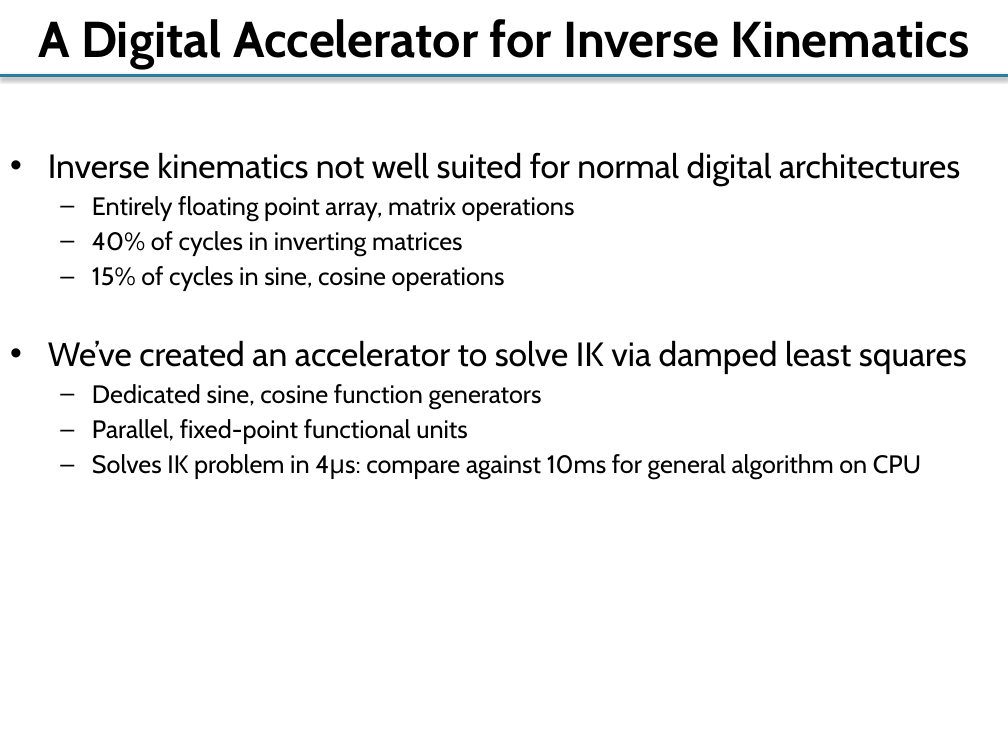
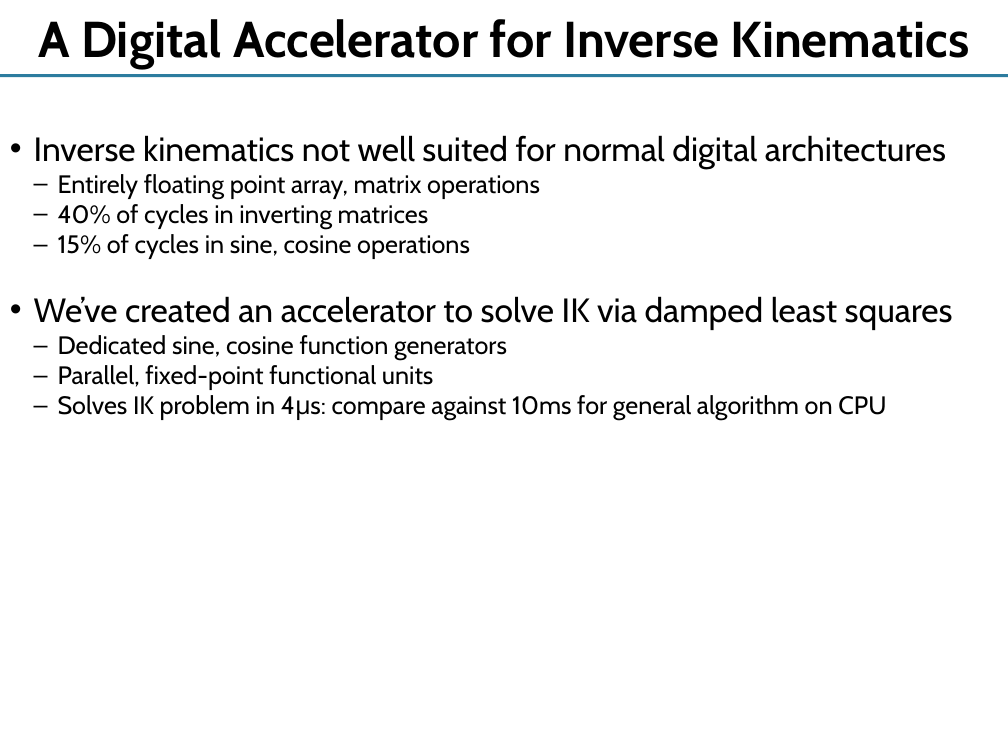
Before and after one commit to yipenghuang0302/csee4840_14, a slide deck: slide 3 of doc/talk/IKSwift.pptx. Drawn at 1008x756 pixels with LibreOffice and Linux fonts; fonts in the diff are those of the drawing. Boxes give left, top, right and bottom in pixels: in the first picture for what was removed or moved away, otherwise in the second. Text is boxed around its words. In the diff, an @@ line names an element or a change of style, - is before the commit and + after.

```diff
--- a/doc/talk/IKSwift.pptx
+++ b/doc/talk/IKSwift.pptx
@@ line (0, 76) - (1008, 76): stroke #2C7C9F 2 pt to #2C7C9F 2.01 pt @@
@@ text "Inverse kinematics not well suited ..." at (x1=34, y1=135, x2=953, y2=421): indent changed; less space between paragraphs @@
```
Also in this commit, not shown: 2 other slides changed, 2 slides added, 2 other files.
